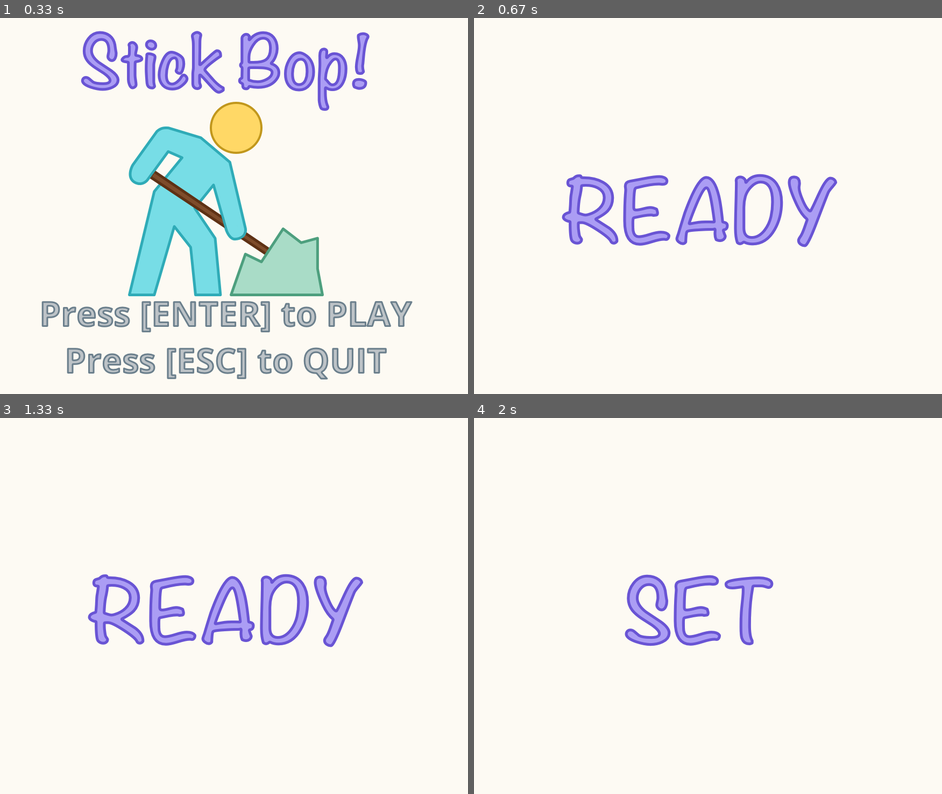
Above: before the commit, frames 1-4 (two rows, left to right).
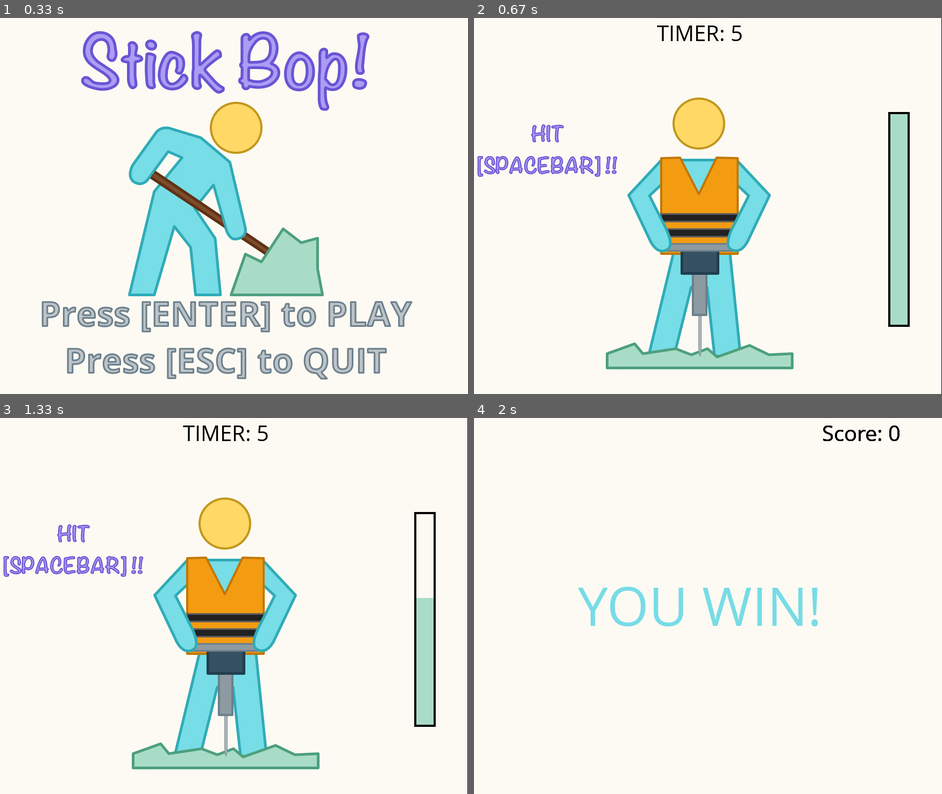
Above: after the commit, the same moments.

Repository: jwl-7/Stick-Bop
Game: pygame game, started from stick-bop.py
Same seed, same stepped clock (60 frames per second), same inputs: the game is played once before the commit and once after it.
Inputs:
- Up to frame 1 (0.33 s): no input
- Up to frame 2 (0.67 s): tap Enter at 0.33 s
- Up to frame 3 (1.33 s): tap Space at 0.67, 1.07 s
- Up to frame 4 (2 s): tap Space at 1.37, 1.57, 1.9 s

Frame 1 is identical in both runs. In frame 2, 20% of the frame differs, in the area x 0-100%, y 0-100%; in frame 3, 19%; in frame 4, 4.1%.

Commit message:
added progress bar to jackhammer scene

Diff:
--- a/stick-bop.py
+++ b/stick-bop.py
@@ -49,6 +49,19 @@
     text_rect = text_surface.get_rect()
     text_rect.midtop = (x, y)
     surface.fill(color, text_rect)
+
+def draw_progress_bar(surface, x, y, progress):
+    BAR_LENGTH = 40
+    BAR_HEIGHT = 400
+
+    progress = max(progress, 0)
+    fill = (progress / 100) * BAR_HEIGHT
+    fill_rect = pygame.Rect(x, y, BAR_LENGTH, fill)
+    outline_rect = pygame.Rect(x, y, BAR_LENGTH, BAR_HEIGHT)
+
+    pygame.draw.rect(surface, GREEN, outline_rect)
+    pygame.draw.rect(surface, WHITE, fill_rect)
+    pygame.draw.rect(surface, BLACK, outline_rect, 4)
 
 def game_menu():
     size = SCREEN_WIDTH, SCREEN_HEIGHT
@@ -111,6 +124,7 @@
     screen.blit(jackhammer1_img, [0, 0])
 
     count = 0
+    count_down = 5
     start_time = pygame.time.get_ticks()
 
     while True:
@@ -129,19 +143,16 @@
                     jackhammer1_img = pygame.transform.scale(jackhammer1_img, (SCREEN_WIDTH, SCREEN_HEIGHT), screen)
                     screen.blit(jackhammer1_img, [0, 0])
 
-        count_down = 5
-
         time_since = pygame.time.get_ticks() - start_time
         millis = int(time_since)
         seconds = (millis / 1000) % 60
         seconds = int(seconds)
-
         count_down_timer = count_down - seconds
-
         count_msg = 'TIMER: ' + str(count_down_timer)
 
         clear_text(screen, WHITE, count_msg, 40, SCREEN_WIDTH / 2, 0)
         draw_text(screen, BLACK, count_msg, 40, SCREEN_WIDTH / 2, 0)
+        draw_progress_bar(screen, SCREEN_WIDTH - 100, SCREEN_HEIGHT / 4, count * 20)
 
         if count >= 5 and count_down_timer > 0:
             screen.fill(WHITE)
@@ -153,7 +164,6 @@
             break
 
         pygame.display.update()
-        clock.tick(FPS)
 
 def main():
     game_init()
@@ -170,7 +180,7 @@
     while running:
         if menu_display:
             game_menu()
-            game_ready()
+            #game_ready()
             menu_display = False
             scene_jackhammer = True
 
